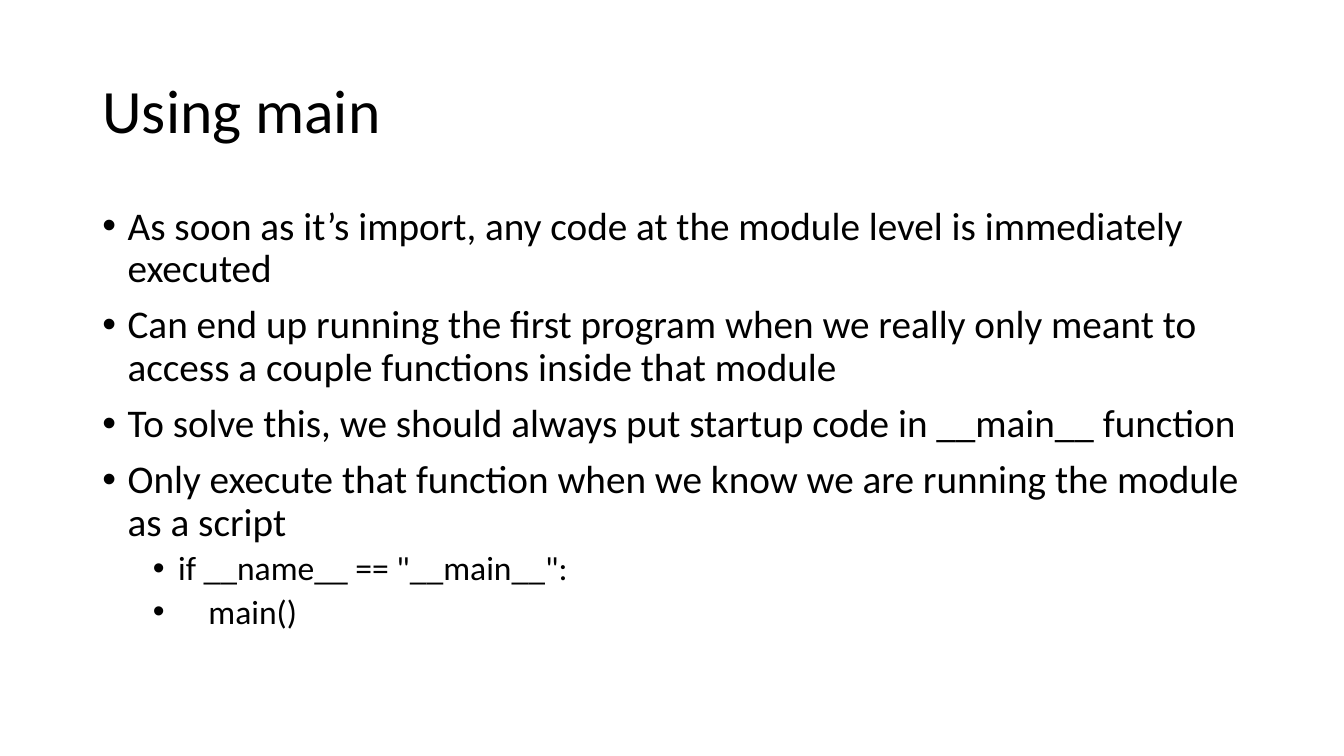
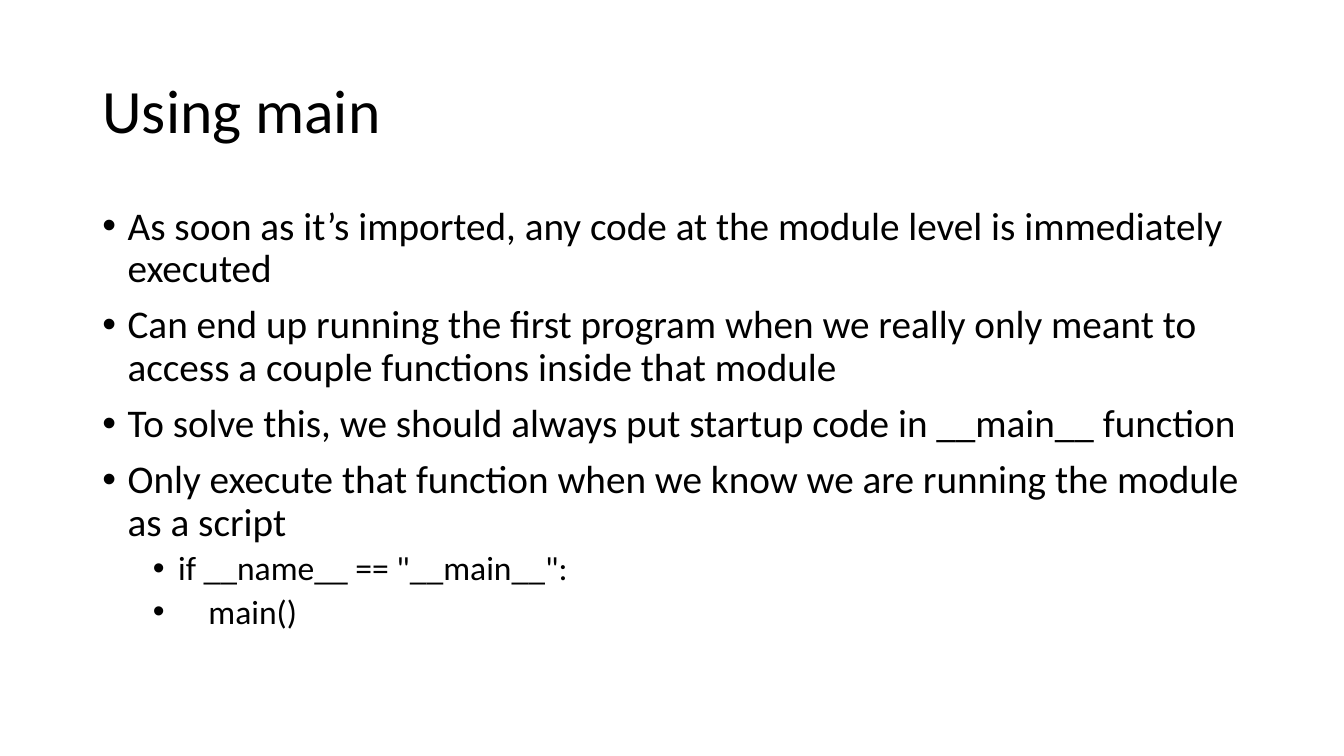
Before and after one commit to onionmccabbage/pythonTrainingMar2021, a slide deck: slide 42 of Python_Preso_Mar2021.pptx. Drawn at 1344x756 pixels with LibreOffice and Linux fonts; fonts in the diff are those of the drawing. Boxes give left, top, right and bottom in pixels: in the first picture for what was removed or moved away, otherwise in the second. Text is boxed around its words. In the diff, an @@ line names an element or a change of style, - is before the commit and + after.

```diff
--- a/Python_Preso_Mar2021.pptx
+++ b/Python_Preso_Mar2021.pptx
@@ text at (x1=128, y1=212, x2=1222, y2=283): text changed @@
-• As soon as it’s import, any code at the module level is immediately executed
+• As soon as it’s imported, any code at the module level is immediately executed
```
Also in this commit, not shown: 7 other slides changed, 6 other files.
